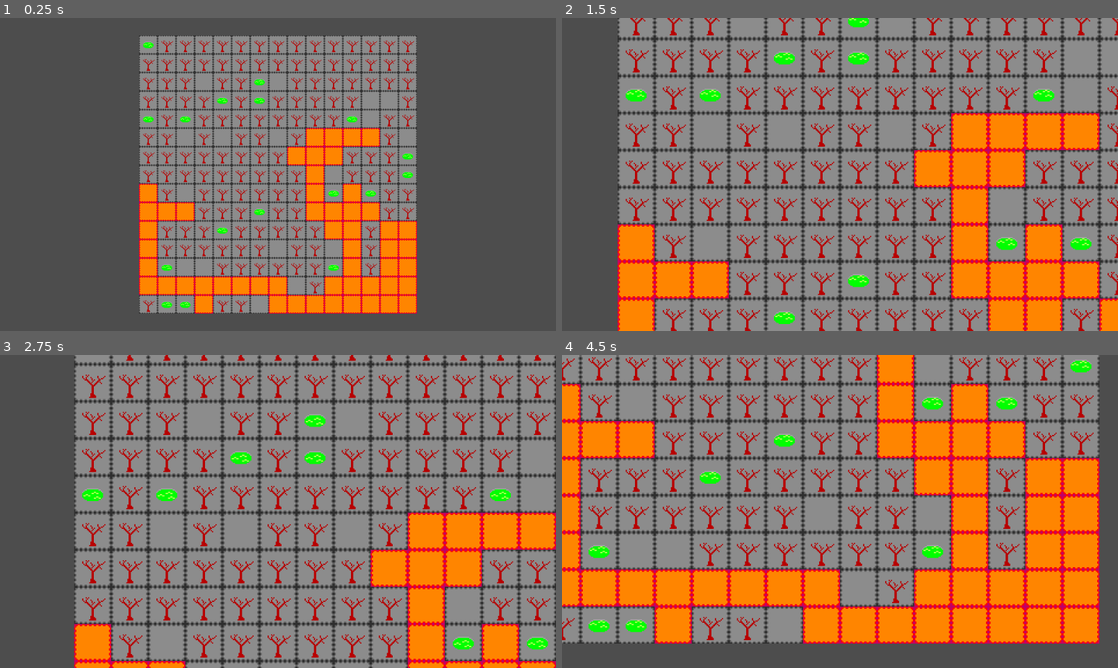
Above: before the commit, frames 1-4 (two rows, left to right).
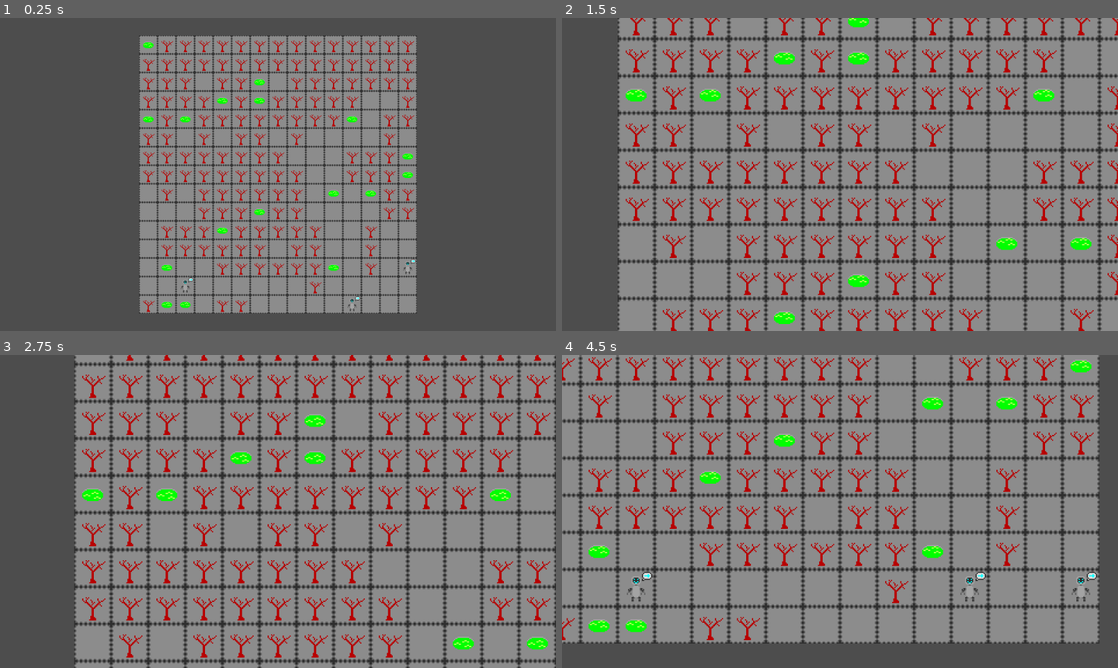
Above: after the commit, the same moments.

Repository: CattacoCattaco/strategy-deckbuilder-roguelike
Game: Godot game, scene res://tile_grid/tile_grid.tscn
Two runs of this game, one before a commit and one after it. Both use one fixed random seed, a clock stepped at 60 frames per second and the inputs below.
Inputs (mouse positions are in pixels of both pictures, inside the frame that each line leads up to):
- Up to frame 1 (0.25 s): no input
- Up to frame 2 (1.5 s): tap Enter at 0.5 s; move the mouse to (962, 158) at 0.52 s; hold Right 0.53-1.25 s; hold Z (zoom) 0.53-1.25 s; click (962, 158) at 0.67 s; tap Space at 1.25 s; drag from (728, 190) to (812, 237) at 1.27 s
- Up to frame 3 (2.75 s): tap Enter at 2 s; move the mouse to (333, 442) at 2.02 s; hold Right from 2.03 s (still down); tap Shift at 2.1 s
- Up to frame 4 (4.5 s): release Right at 2.75 s; tap Space at 2.75 s; drag from (812, 574) to (673, 464) at 2.77 s; tap Enter at 3.5 s; move the mouse to (1006, 558) at 3.52 s; hold Left 3.53-4.25 s; tap Alt at 3.6 s; drag from (673, 464) to (756, 433) at 4.27 s

The runs differ from the first frame. In frame 1, 11% of the frame differs, in the area x 25-75%, y 35-95%; in frame 2, 17%; in frame 3, 9.9%; in frame 4, 34%, in the area x 0-97%, y 0-93%.

Commit message:
Create RoundManager
Created RoundManager, which deals with turn order and rounds.

Diff:
--- a/card/card.gd
+++ b/card/card.gd
@@ -37,78 +37,6 @@
 	range_label.text = str(effect_range)
 	effect_size_label.text = str(effect_size)
 
-	var effects: Array[Effect] = get_effects()
+	var effects: Array[Effect] = Effect.get_effects(modifiers, effect_range, effect_size)
 
-	effect_label.text = get_effect_text(effects)
-
-
-func get_effects() -> Array[Effect]:
-	var effects: Array[Effect] = []
-
-	var base_actions: Array[Modifier] = []
-	var local_mods: Array[Modifier.ModifierModifier] = []
-	var global_mods: Array[Modifier.ModifierModifier] = []
-
-	for modifier in modifiers:
-		match modifier.get_mod_type():
-			Modifier.Type.BASE_ACTION:
-				base_actions.append(modifier)
-			Modifier.Type.LOCAL_MOD:
-				local_mods.append(modifier)
-			Modifier.Type.GLOBAL_MOD:
-				global_mods.append(modifier)
-
-	for base_action in base_actions:
-		var applicable_local_mods: Array[Modifier.ModifierModifier] = []
-		for local_mod in local_mods:
-			if local_mod.applies_to(base_action):
-				applicable_local_mods.append(local_mod)
-
-		effects.append(Effect.create(base_action, applicable_local_mods, global_mods))
-
-	return effects
-
-
-func get_effect_text(effects: Array[Effect]) -> String:
-	if len(effects) == 0:
-		return "(Blank)"
-
-	var effect_text: String = ""
-
-	for effect in effects:
-		if effect_text != "":
-			effect_text += " "
-
-		effect_text += effect.get_text(effect_range, effect_size)
-
-	for global_mod in effects[0].global_modifiers:
-		effect_text += global_mod._get_text(effect_range, effect_size)
-
-	return effect_text
-
-
-class Effect extends RefCounted:
-	var base_action: Modifier
-	var local_modifiers: Array[Modifier.ModifierModifier]
-	var global_modifiers: Array[Modifier.ModifierModifier]
-
-	static func create(p_base_action: Modifier, p_local_modifiers: Array[Modifier.ModifierModifier],
-			p_global_modifiers: Array[Modifier.ModifierModifier]) -> Effect:
-
-		var effect: Effect = Effect.new()
-
-		effect.base_action = p_base_action
-		effect.local_modifiers = p_local_modifiers
-		effect.global_modifiers = p_global_modifiers
-
-		return effect
-
-
-	func get_text(effect_range: int, effect_size: int) -> String:
-		var sentence: String = base_action._get_text(effect_range, effect_size)
-
-		for local_mod in local_modifiers:
-			sentence += local_mod._get_text(effect_range, effect_size)
-
-		sentence += "."
-		return sentence
+	effect_label.text = Effect.get_effects_text(effects)
--- /dev/null
+++ b/card/effect/effect.gd
@@ -0,0 +1,80 @@
+class_name Effect
+extends RefCounted
+
+var base_action: Modifier
+var local_modifiers: Array[Modifier.ModifierModifier]
+var global_modifiers: Array[Modifier.ModifierModifier]
+var effect_range: int
+var effect_size: int
+
+
+static func create(p_base_action: Modifier, p_local_modifiers: Array[Modifier.ModifierModifier],
+		p_global_modifiers: Array[Modifier.ModifierModifier], p_effect_range: int,
+		p_effect_size: int) -> Effect:
+
+	var effect: Effect = Effect.new()
+
+	effect.base_action = p_base_action
+	effect.local_modifiers = p_local_modifiers
+	effect.global_modifiers = p_global_modifiers
+	effect.effect_range = p_effect_range
+	effect.effect_size = p_effect_size
+
+	return effect
+
+
+static func get_effects(modifiers: Array[Modifier], p_effect_range: int, p_effect_size: int
+		) -> Array[Effect]:
+	var effects: Array[Effect] = []
+
+	var base_actions: Array[Modifier] = []
+	var local_mods: Array[Modifier.ModifierModifier] = []
+	var global_mods: Array[Modifier.ModifierModifier] = []
+
+	for modifier in modifiers:
+		match modifier.get_mod_type():
+			Modifier.Type.BASE_ACTION:
+				base_actions.append(modifier)
+			Modifier.Type.LOCAL_MOD:
+				local_mods.append(modifier)
+			Modifier.Type.GLOBAL_MOD:
+				global_mods.append(modifier)
+
+	for p_base_action in base_actions:
+		var applicable_local_mods: Array[Modifier.ModifierModifier] = []
+		for local_mod in local_mods:
+			if local_mod.applies_to(p_base_action):
+				applicable_local_mods.append(local_mod)
+
+		effects.append(create(p_base_action, applicable_local_mods, global_mods, p_effect_range,
+				p_effect_size))
+
+	return effects
+
+
+static func get_effects_text(effects: Array[Effect]) -> String:
+	if len(effects) == 0:
+		return "(Blank)"
+
+	var effect_text: String = ""
+
+	for effect in effects:
+		if effect_text != "":
+			effect_text += " "
+
+		effect_text += effect.get_text()
+
+	for global_mod in effects[0].global_modifiers:
+		effect_text += global_mod._get_text(effects[0].effect_range, effects[0].effect_size)
+
+	return effect_text
+
+
+func get_text() -> String:
+	var sentence: String = base_action._get_text(effect_range, effect_size)
+
+	for local_mod in local_modifiers:
+		sentence += local_mod._get_text(effect_range, effect_size)
+
+	sentence += "."
+	return sentence
--- a/tile_grid/level_builder/level_builder.gd
+++ b/tile_grid/level_builder/level_builder.gd
@@ -16,6 +16,8 @@
 @export var clump_obstacle_weights: Array[int]
 @export var single_obstacles: Array[TileObjectData]
 @export var single_obstacle_weights: Array[int]
+@export var enemies: Array[TileObjectData]
+@export var enemy_weights: Array[int]
 
 var untouched_cells: Array[Vector2i]
 
@@ -50,9 +52,9 @@
 		walk(movement_region_origin, designated_movement_region, movement_region_size,
 				[Vector2i(0, 1), Vector2i(1, 0), Vector2i(0, -1), Vector2i(-1, 0)].pick_random())
 
-	for pos in designated_movement_region:
-		var tile: Tile = tile_grid.tiles[pos.x][pos.y]
-		tile.add_object(movement_region_object_data)
+	#for pos in designated_movement_region:
+		#var tile: Tile = tile_grid.tiles[pos.x][pos.y]
+		#tile.add_object(movement_region_object_data)
 
 	var clump_count: int
 	match density:
@@ -115,6 +117,7 @@
 			single_obstacle_count = floori(randf_range(tile_count * 0.1, tile_count * 0.15))
 		ObjectDensity.DENSE:
 			single_obstacle_count = floori(randf_range(tile_count * 0.15, tile_count * 0.2))
+
 	for i in range(single_obstacle_count):
 		if len(untouched_cells) == 0:
 			break
@@ -125,6 +128,15 @@
 
 		var tile: Tile = tile_grid.tiles[pos.x][pos.y]
 		tile.add_object(pick_random_weighted(single_obstacles, single_obstacle_weights))
+
+	var enemy_count: int = 3
+	for i in range(enemy_count):
+		var pos_index: int = randi_range(0, len(designated_movement_region) - 1)
+		var pos: Vector2i = designated_movement_region[pos_index]
+		designated_movement_region.remove_at(pos_index)
+
+		var tile: Tile = tile_grid.tiles[pos.x][pos.y]
+		tile.add_object(pick_random_weighted(enemies, enemy_weights))
 
 
 func walk(current_pos: Vector2i, region: Array[Vector2i], goal_size: int, from: Vector2i,
--- /dev/null
+++ b/tile_grid/round_manager/round_manager.gd
@@ -0,0 +1,65 @@
+class_name RoundManager
+extends Node2D
+
+@export var tile_grid: TileGrid
+
+var current_turn_index: int
+var turn_order: Array[TileObject]
+
+
+func start_rounds() -> void:
+	turn_order = []
+
+	for x in range(tile_grid.size.x):
+		for y in range(tile_grid.size.y):
+			var tile: Tile = tile_grid.tiles[x][y]
+
+			if not tile.object:
+				continue
+
+			if tile.object.data.action_source is NullActionSource:
+				continue
+
+			turn_order.append(tile.object)
+
+	turn_order.sort_custom(is_first)
+
+	current_turn_index = 0
+
+	for object in turn_order:
+		var action_source: ActionSource = object.data.action_source
+
+		if action_source.preview_actions:
+			action_source.generate_next_action(object)
+			object.display_action_thought_bubble(action_source.next_action)
+
+	do_turn()
+
+
+func do_turn() -> void:
+	var current_object: TileObject = turn_order[current_turn_index]
+	var action_source: ActionSource = current_object.data.action_source
+
+	if action_source.preview_actions:
+		current_object.do_action(action_source.next_action, action_source.next_action_targets)
+		action_source.generate_next_action(current_object)
+		current_object.display_action_thought_bubble(action_source.next_action)
+
+	await get_tree().create_timer(0.8).timeout
+
+	current_turn_index += 1
+
+	if current_turn_index >= len(turn_order):
+		current_turn_index = 0
+		await get_tree().create_timer(0.8).timeout
+
+	do_turn()
+
+
+func is_first(a: TileObject, b: TileObject) -> bool:
+	if a.data.action_source.speed == -1:
+		return true
+	elif b.data.action_source.speed == -1:
+		return false
+
+	return a.data.action_source.speed > b.data.action_source.speed
--- a/tile_grid/tile/tile.gd
+++ b/tile_grid/tile/tile.gd
@@ -5,12 +5,18 @@
 
 @export var bg: Sprite2D
 
+var tile_grid: TileGrid
+var pos: Vector2i
+
 var object: TileObject
-
-var pos: Vector2i
 
 
 func add_object(data: TileObjectData) -> void:
 	object = tile_object_scene.instantiate()
+
 	add_child(object)
+
 	object.data = data
+	object.tile_grid = tile_grid
+	object.tile = self
+	object.pos = pos
--- a/tile_grid/tile/tile_object/data/action_source/action_source.gd
+++ b/tile_grid/tile/tile_object/data/action_source/action_source.gd
@@ -5,13 +5,14 @@
 
 ## Higher [param speed] = goes earlier in turn order[br][br]
 ## If [param speed] = -1, always acts at the start of round[br]
-## If [param speed] = -2, always goes last
+## If [param speed] = 0, always goes last
 @export var speed: int = 0
 
 ## Should actions be shown in advance?
-@export var preview_actions: bool = true
+@export var preview_actions: bool
 
-var next_action: Array[Modifier] = []
+var next_action: Array[Effect] = []
+var next_action_targets: Array[Vector2i] = []
 
 
 func _init(p_speed: int = 0, p_preview_actions: bool = true) -> void:
@@ -19,4 +20,4 @@
 	preview_actions = p_preview_actions
 
 
-@abstract func generate_next_action() -> void
+@abstract func generate_next_action(object: TileObject) -> void
--- /dev/null
+++ b/tile_grid/tile/tile_object/data/action_source/move_action_source.gd
@@ -0,0 +1,33 @@
+class_name MoveActionSource
+extends ActionSource
+
+
+func _init(p_speed: int = 0, p_preview_actions: bool = true) -> void:
+	super(p_speed, p_preview_actions)
+
+
+func generate_next_action(object: TileObject) -> void:
+	var pos: Vector2i = object.pos
+	var empty_neighbors: Array[Vector2i]
+
+	for dir in [Vector2i(0, 1), Vector2i(1, 0), Vector2i(0, -1), Vector2i(-1, 0)]:
+		var neighbor: Vector2i = pos + dir
+		var tile_grid: TileGrid = object.tile_grid
+
+		if not tile_grid.has_tile(neighbor.x, neighbor.y):
+			continue
+
+		var neighbor_tile: Tile = tile_grid.get_tile(neighbor.x, neighbor.y)
+
+		if not neighbor_tile.object:
+			empty_neighbors.append(neighbor)
+
+	print(pos)
+	print(empty_neighbors)
+
+	if len(empty_neighbors) == 0:
+		next_action = []
+		next_action_targets = []
+	else:
+		next_action = [Effect.create(Modifier.Move.new(), [], [], 1, 0)]
+		next_action_targets = [empty_neighbors.pick_random()]
--- a/tile_grid/tile/tile_object/data/action_source/null_action_source.gd
+++ b/tile_grid/tile/tile_object/data/action_source/null_action_source.gd
@@ -6,5 +6,6 @@
 	super(p_speed, p_preview_actions)
 
 
-func generate_next_action() -> void:
+func generate_next_action(_object: TileObject) -> void:
 	next_action = []
+	next_action_targets = []
--- /dev/null
+++ b/tile_grid/tile/tile_object/data/objects/enemy.tres
@@ -0,0 +1,17 @@
+[gd_resource type="Resource" script_class="TileObjectData" load_steps=5 format=3 uid="uid://bx23711k3y2hb"]
+
+[ext_resource type="Script" uid="uid://ciuicupnr8tm8" path="res://tile_grid/tile/tile_object/data/action_source/move_action_source.gd" id="1_dy3dk"]
+[ext_resource type="Script" uid="uid://g0hmwqu3bxiu" path="res://tile_grid/tile/tile_object/data/tile_object_data.gd" id="2_a6vdg"]
+[ext_resource type="Texture2D" uid="uid://b3jwdtrjlyjor" path="res://tile_grid/tile/tile_object/textures/player.png" id="3_a6vdg"]
+
+[sub_resource type="Resource" id="Resource_dy3dk"]
+script = ExtResource("1_dy3dk")
+speed = 2
+metadata/_custom_type_script = "uid://ciuicupnr8tm8"
+
+[resource]
+script = ExtResource("2_a6vdg")
+texture = ExtResource("3_a6vdg")
+max_health = 10
+action_source = SubResource("Resource_dy3dk")
+metadata/_custom_type_script = "uid://g0hmwqu3bxiu"
--- a/tile_grid/tile/tile_object/tile_object.gd
+++ b/tile_grid/tile/tile_object/tile_object.gd
@@ -2,11 +2,39 @@
 class_name TileObject
 extends Node2D
 
+enum ThoughtBubbleType {
+	EMPTY,
+	ATTACK,
+	HEAL,
+	MOVE,
+	POISON,
+	COMPLEX,
+}
+
+const THOUGHT_BUBBLES: Array[Texture2D] = [
+	preload("res://tile_grid/tile/tile_object/thought_bubble/thought_bubble.png"),
+	preload("res://tile_grid/tile/tile_object/thought_bubble/thought_bubble_attack.png"),
+	preload("res://tile_grid/tile/tile_object/thought_bubble/thought_bubble_heal.png"),
+	preload("res://tile_grid/tile/tile_object/thought_bubble/thought_bubble_move.png"),
+	preload("res://tile_grid/tile/tile_object/thought_bubble/thought_bubble_poison.png"),
+	preload("res://tile_grid/tile/tile_object/thought_bubble/thought_bubble_complex.png"),
+]
+
 @export var sprite: AnimatedSprite2D
+@export var thought_bubble: Sprite2D
+
 @export var data: TileObjectData:
 	set(value):
-		data = value
+		data = value.duplicate(true)
 		load_sprite_anim()
+
+var tile_grid: TileGrid
+var tile: Tile
+var pos: Vector2i
+
+
+func _ready() -> void:
+	hide_thought_bubble()
 
 
 func load_sprite_anim() -> void:
@@ -16,3 +44,77 @@
 	sprite.sprite_frames = data.get_sprite_frames()
 
 	sprite.play("default")
+
+
+func do_action(action: Array[Effect], targets: Array[Vector2i]) -> void:
+	for i in len(action):
+		var effect: Effect = action[i]
+		var target: Vector2i = targets[i]
+
+		if effect.base_action is Modifier.Move:
+			move_to(target)
+
+
+func move_to(new_pos: Vector2i) -> void:
+	if tile_grid.get_tile(new_pos.x, new_pos.y).object:
+		return
+
+	tile.object = null
+
+	print("Moved from %s to %s" % [pos, new_pos])
+
+	pos = new_pos
+	tile = tile_grid.get_tile(pos.x, pos.y)
+	reparent(tile, false)
+	tile.object = self
+
+
+func display_action_thought_bubble(action: Array[Effect]) -> void:
+	var is_attack: bool = false
+	var is_heal: bool = false
+	var is_move: bool = false
+	var is_poison: bool = false
+
+	for effect in action:
+		if effect.base_action is Modifier.Attack:
+			is_attack = true
+
+			if is_heal or is_move or is_poison:
+				set_thought_bubble(ThoughtBubbleType.COMPLEX)
+				return
+		elif effect.base_action is Modifier.Heal:
+			is_heal = true
+
+			if is_attack or is_move or is_poison:
+				set_thought_bubble(ThoughtBubbleType.COMPLEX)
+				return
+		elif effect.base_action is Modifier.Move:
+			is_move = true
+
+			if is_attack or is_heal or is_poison:
+				set_thought_bubble(ThoughtBubbleType.COMPLEX)
+				return
+		elif effect.base_action is Modifier.Poison:
+			is_poison = true
+
+			if is_attack or is_heal or is_move:
+				set_thought_bubble(ThoughtBubbleType.COMPLEX)
+				return
+
+	if is_attack:
+		set_thought_bubble(ThoughtBubbleType.ATTACK)
+	elif is_heal:
+		set_thought_bubble(ThoughtBubbleType.HEAL)
+	elif is_move:
+		set_thought_bubble(ThoughtBubbleType.MOVE)
+	elif is_poison:
+		set_thought_bubble(ThoughtBubbleType.POISON)
+
+
+func set_thought_bubble(type: ThoughtBubbleType) -> void:
+	thought_bubble.show()
+	thought_bubble.texture = THOUGHT_BUBBLES[type]
+
+
+func hide_thought_bubble() -> void:
+	thought_bubble.hide()
--- a/tile_grid/tile/tile_object/tile_object.tscn
+++ b/tile_grid/tile/tile_object/tile_object.tscn
@@ -1,8 +1,9 @@
-[gd_scene load_steps=9 format=3 uid="uid://iwl66mv6hxcn"]
+[gd_scene load_steps=10 format=3 uid="uid://iwl66mv6hxcn"]
 
 [ext_resource type="Script" uid="uid://8jj7we008eup" path="res://tile_grid/tile/tile_object/tile_object.gd" id="1_634g3"]
 [ext_resource type="Resource" uid="uid://dq2vskswinh63" path="res://tile_grid/tile/tile_object/data/objects/acid.tres" id="2_5k012"]
 [ext_resource type="Texture2D" uid="uid://cbhl6tngjiro3" path="res://tile_grid/tile/tile_object/textures/acid.png" id="2_634g3"]
+[ext_resource type="Texture2D" uid="uid://ci3bqqtsxhfnu" path="res://tile_grid/tile/tile_object/thought_bubble/thought_bubble.png" id="4_vv2ea"]
 
 [sub_resource type="AtlasTexture" id="AtlasTexture_5k012"]
 atlas = ExtResource("2_634g3")
@@ -40,9 +41,10 @@
 "speed": 1.25
 }]
 
-[node name="TileObject" type="Node2D" node_paths=PackedStringArray("sprite")]
+[node name="TileObject" type="Node2D" node_paths=PackedStringArray("sprite", "thought_bubble")]
 script = ExtResource("1_634g3")
 sprite = NodePath("Sprite")
+thought_bubble = NodePath("ThoughtBubble")
 data = ExtResource("2_5k012")
 
 [node name="Sprite" type="AnimatedSprite2D" parent="."]
@@ -50,3 +52,7 @@
 autoplay = "default"
 frame_progress = 0.6501309
 centered = false
+
+[node name="ThoughtBubble" type="Sprite2D" parent="."]
+texture = ExtResource("4_vv2ea")
+centered = false
--- a/tile_grid/tile_grid.gd
+++ b/tile_grid/tile_grid.gd
@@ -3,6 +3,7 @@
 
 @export var tile_scene: PackedScene
 @export var level_builder: LevelBuilder
+@export var round_manager: RoundManager
 
 @export var camera_padding := Vector2i(64, 64)
 
@@ -27,9 +28,20 @@
 			tile.pos = Vector2i(x, y)
 			tile.position = Vector2(32 * x, 32 * y) + offset
 
+			tile.tile_grid = self
+
 		tiles.append(column)
 
 	level_builder.place_objects()
+	round_manager.start_rounds()
+
+
+func has_tile(x: int, y: int) -> bool:
+	return x < size.x and y < size.y
+
+
+func get_tile(x: int, y: int) -> Tile:
+	return tiles[x][y]
 
 
 func get_camera_bounds() -> Rect2:
--- a/tile_grid/tile_grid.tscn
+++ b/tile_grid/tile_grid.tscn
@@ -8,11 +8,14 @@
 [ext_resource type="Script" uid="uid://g0hmwqu3bxiu" path="res://tile_grid/tile/tile_object/data/tile_object_data.gd" id="4_t02f7"]
 [ext_resource type="Resource" uid="uid://dq2vskswinh63" path="res://tile_grid/tile/tile_object/data/objects/acid.tres" id="5_pf1a3"]
 [ext_resource type="Resource" uid="uid://ccciw1ve4yhmy" path="res://tile_grid/tile/tile_object/data/objects/tree.tres" id="6_pf1a3"]
+[ext_resource type="Script" uid="uid://drke1av0c1b7k" path="res://tile_grid/round_manager/round_manager.gd" id="8_5axyk"]
+[ext_resource type="Resource" uid="uid://bx23711k3y2hb" path="res://tile_grid/tile/tile_object/data/objects/enemy.tres" id="8_gcgwy"]
 
-[node name="TileGrid" type="Node2D" node_paths=PackedStringArray("level_builder")]
+[node name="TileGrid" type="Node2D" node_paths=PackedStringArray("level_builder", "round_manager")]
 script = ExtResource("1_slx1t")
 tile_scene = ExtResource("2_fwkuo")
 level_builder = NodePath("LevelBuilder")
+round_manager = NodePath("RoundManager")
 
 [node name="LevelBuilder" type="Node2D" parent="." node_paths=PackedStringArray("tile_grid")]
 script = ExtResource("3_tunm5")
@@ -23,6 +26,12 @@
 clump_obstacle_weights = Array[int]([1])
 single_obstacles = Array[ExtResource("4_t02f7")]([ExtResource("5_pf1a3"), ExtResource("6_pf1a3")])
 single_obstacle_weights = Array[int]([1, 2])
+enemies = Array[ExtResource("4_t02f7")]([ExtResource("8_gcgwy")])
+enemy_weights = Array[int]([1])
+
+[node name="RoundManager" type="Node2D" parent="." node_paths=PackedStringArray("tile_grid")]
+script = ExtResource("8_5axyk")
+tile_grid = NodePath("..")
 
 [node name="DraggableCamera" type="Camera2D" parent="." node_paths=PackedStringArray("tile_grid")]
 script = ExtResource("3_gjkwh")
Not shown, added: card/effect/effect.gd.uid
Not shown, added: tile_grid/round_manager/round_manager.gd.uid
Not shown, added: tile_grid/tile/tile_object/data/action_source/move_action_source.gd.uid
Binary file added: tile_grid/tile/tile_object/textures/player.png
Not shown, added: tile_grid/tile/tile_object/textures/player.png.import
Binary file added: tile_grid/tile/tile_object/thought_bubble/thought_bubble.png
Not shown, added: tile_grid/tile/tile_object/thought_bubble/thought_bubble.png.import
Binary file added: tile_grid/tile/tile_object/thought_bubble/thought_bubble_attack.png
Not shown, added: tile_grid/tile/tile_object/thought_bubble/thought_bubble_attack.png.import
Binary file added: tile_grid/tile/tile_object/thought_bubble/thought_bubble_complex.png
Not shown, added: tile_grid/tile/tile_object/thought_bubble/thought_bubble_complex.png.import
Binary file added: tile_grid/tile/tile_object/thought_bubble/thought_bubble_heal.png
(and 6 more such lines)
